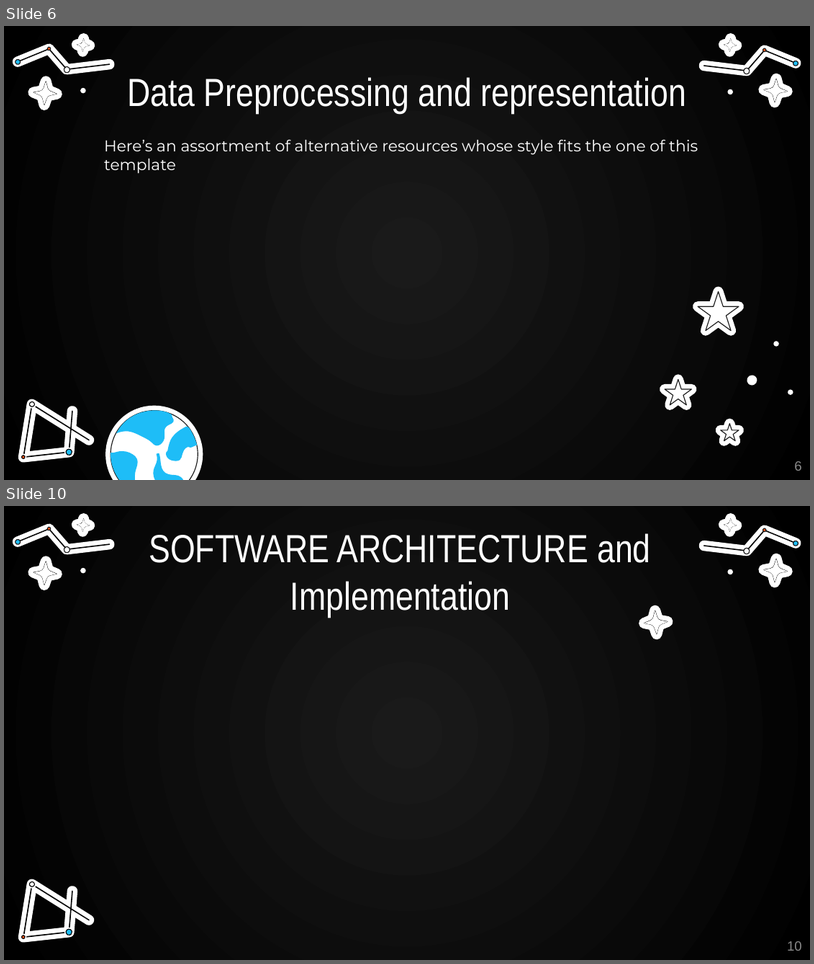
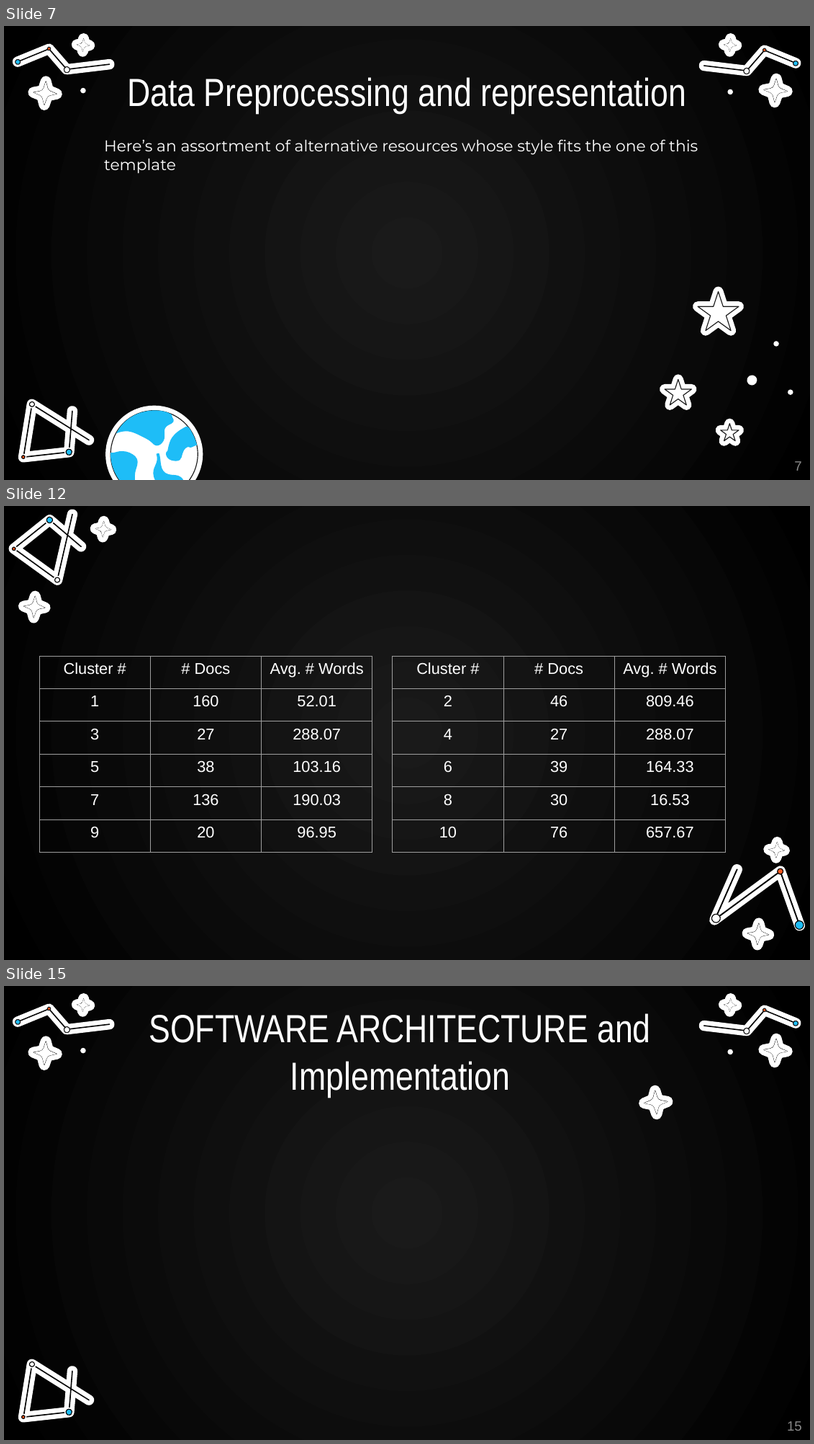
Before and after one commit to johnemyers/iste-612, a slide deck: final-presentation/TeamUFO-FinalPresentation.pptx. Shown one above the other, each under a label of ours: slides 6 and 10 before the commit, slides 7, 12 and 15 after it; the slides between them are not shown. The pictures are 814x964 and 814x1444 pixels, drawn with LibreOffice and Linux fonts; fonts in the diff are those of the drawing; background and template pictures are left out. Boxes give left, top, right and bottom in pixels: in the first picture for what was removed or moved away, otherwise in the second. Text is boxed around its words. In the diff, an @@ line names an element or a change of style, - is before the commit and + after.

Commit message:
Some updates.

```diff
--- a/final-presentation/TeamUFO-FinalPresentation.pptx
+++ b/final-presentation/TeamUFO-FinalPresentation.pptx
@@ slide 12 added at <box>4,506,810,960</box>, background picture (left out) @@
@@ group added at <box>12,514,82,582</box>: 8 freeform shapes @@
@@ group added at <box>95,521,111,538</box>: 4 freeform shapes @@
@@ group added at <box>23,595,46,618</box>: 4 freeform shapes @@
@@ table added at <box>39,656,373,852</box>, 6 rows, 3 columns @@
+Cluster # | # Docs | Avg. # Words
+1 | 160 | 52.01
+3 | 27 | 288.07
+5 | 38 | 103.16
+7 | 136 | 190.03
+9 | 20 | 96.95
@@ table added at <box>393,656,727,852</box>, 6 rows, 3 columns @@
+Cluster # | # Docs | Avg. # Words
+2 | 46 | 809.46
+4 | 27 | 288.07
+6 | 39 | 164.33
+8 | 30 | 16.53
+10 | 76 | 657.67
@@ group added at <box>769,842,785,857</box>: 4 freeform shapes @@
@@ group added at <box>711,868,805,929</box>: 7 freeform shapes @@
@@ group added at <box>748,923,770,945</box>: 4 freeform shapes @@
@@ what was slide 6 is now slide 7 @@
@@ page number at <box>795,461,802,470</box>: text changed @@
-6
+7
@@ what was slide 10 is now slide 15 @@
@@ page number at <box>787,1421,802,1430</box>: text changed @@
-10
+15
```
Also in this commit, not shown: 5 slides changed, 4 other slides added.
